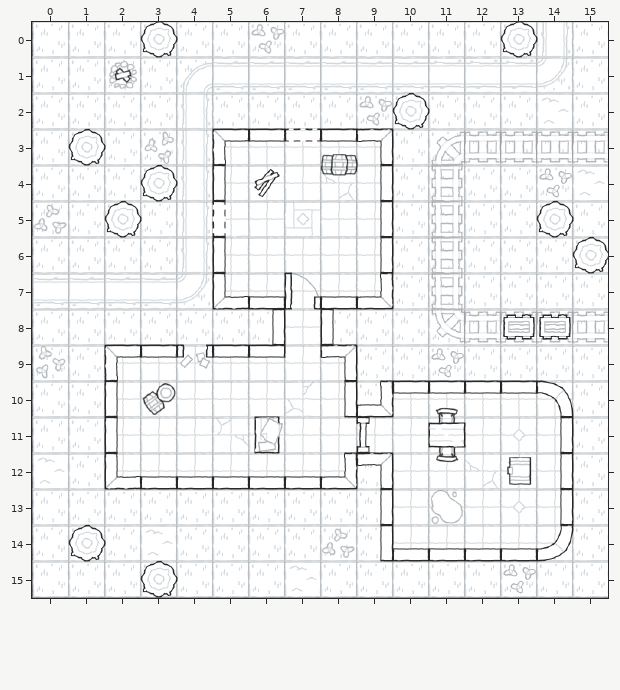
Tiled map: assets/map/sampleMap.tmx. The picture above is the old version.
Cells are 60x60 px. Shown: x 0..15, y 0..15.
Now the later version:
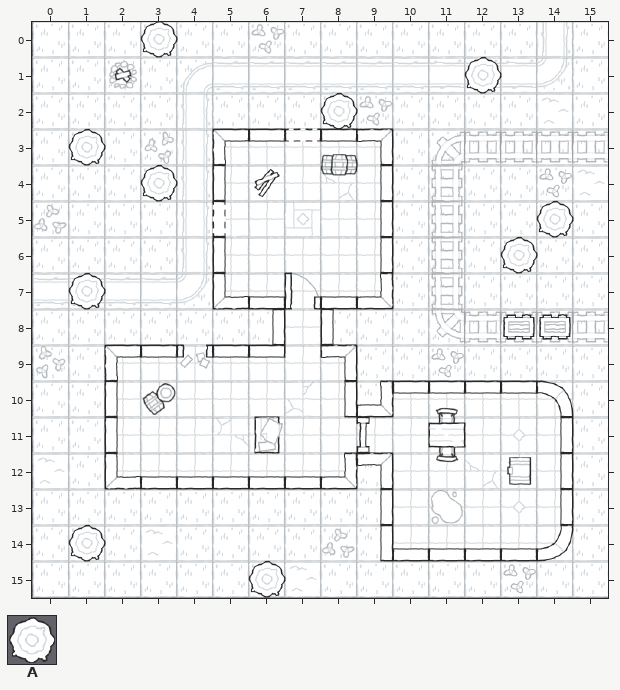
Key: from "tilesheet": A 109.
_ is an empty cell.
Tiles replaced or removed in this view: A.
Changes in this commit:
Changed rows in their new state; . is an unchanged cell.
Layer "Object":
first column x 1:
 0 ............_..
 1 ...........A...
 2 .......A._.....
 5 ._.............
 6 ............A._
 7 A..............
first column x 3:
15 _..A
